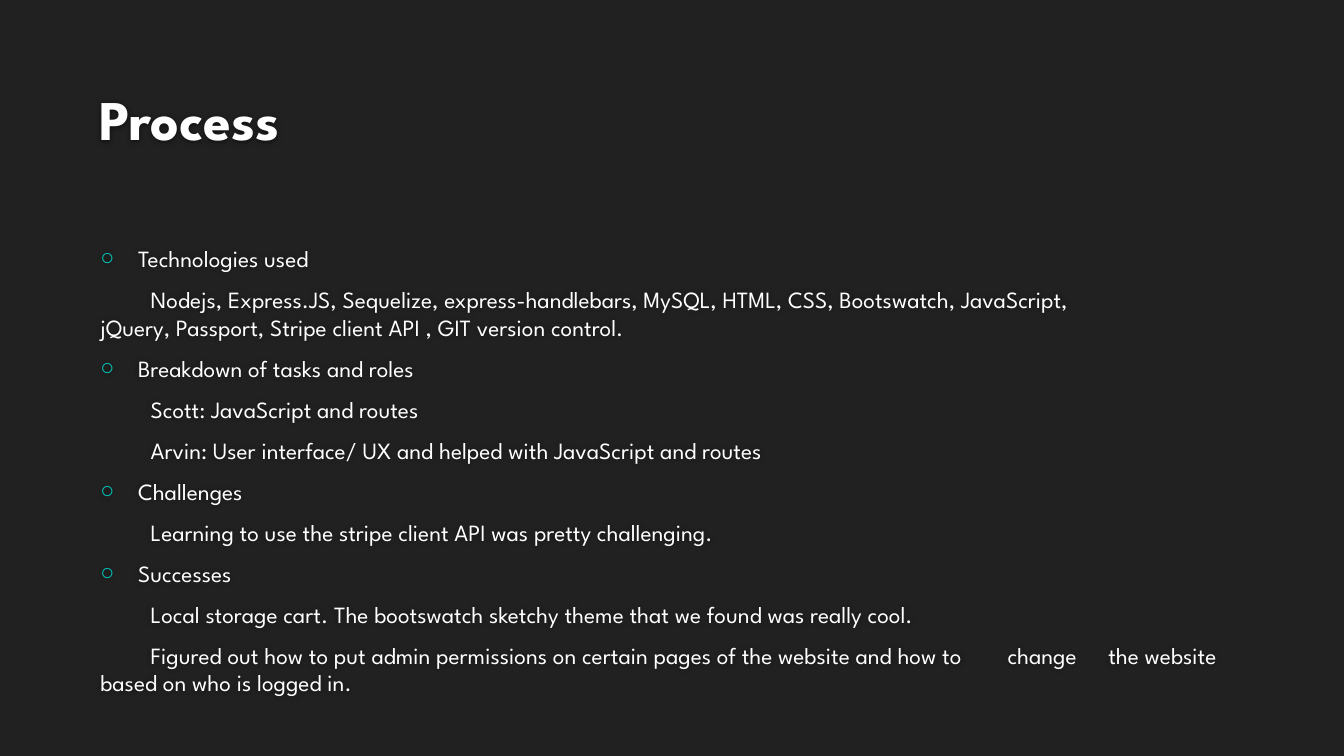
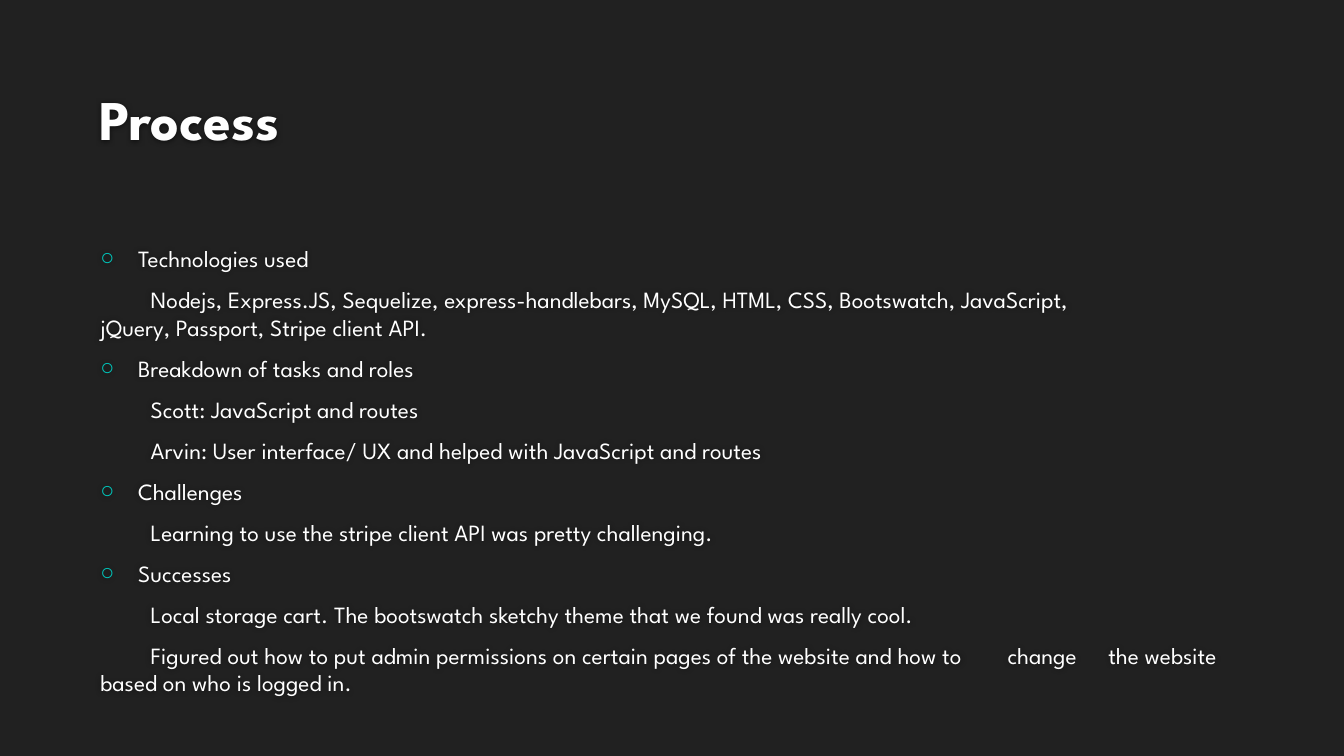
Before and after one commit to ScottMikul/stopandshop, a slide deck: slide 4 of Presentation-Slides/Stop and Shop.pptx. Drawn at 1344x756 pixels with LibreOffice and Linux fonts; fonts in the diff are those of the drawing; background and template pictures are left out. Boxes give left, top, right and bottom in pixels: in the first picture for what was removed or moved away, otherwise in the second. Text is boxed around its words. In the diff, an @@ line names an element or a change of style, - is before the commit and + after.

```diff
--- a/Presentation-Slides/Stop and Shop.pptx
+++ b/Presentation-Slides/Stop and Shop.pptx
@@ text at [100,292,1068,341]: text changed @@
-Nodejs, Express.JS, Sequelize, express-handlebars, MySQL, HTML, CSS, Bootswatch, JavaScript, jQuery, Passport, Stripe client API , GIT version control.
+Nodejs, Express.JS, Sequelize, express-handlebars, MySQL, HTML, CSS, Bootswatch, JavaScript, jQuery, Passport, Stripe client API.
```
Also in this commit, not shown: 1 other slide changed.
